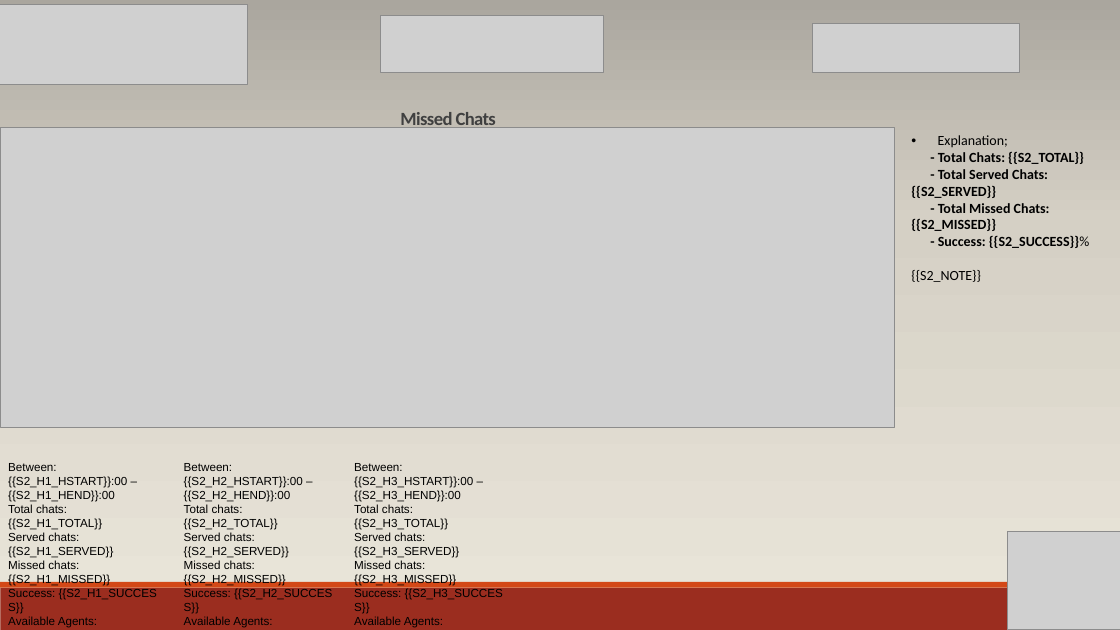
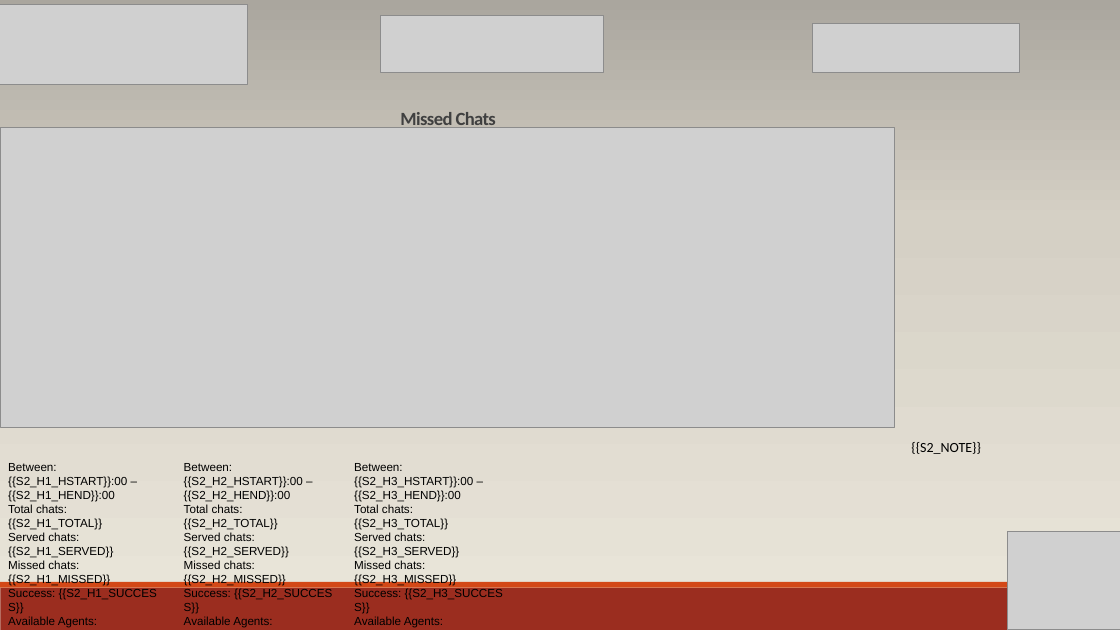
Before and after one commit to erhanbs70/poligon-chat-analyzer, a slide deck: slide 2 of pptx-report/template.pptx. Drawn at 1120x630 pixels with LibreOffice and Linux fonts; fonts in the diff are those of the drawing; grey boxes stand for pictures. Boxes give left, top, right and bottom in pixels: in the first picture for what was removed or moved away, otherwise in the second. Text is boxed around its words. In the diff, an @@ line names an element or a change of style, - is before the commit and + after.

```diff
--- a/pptx-report/template.pptx
+++ b/pptx-report/template.pptx
@@ text at [911, 135, 1089, 248]: paragraphs removed @@
-• Explanation;
-- Total Chats: {{S2_TOTAL}}
-- Total Served Chats: {{S2_SERVED}}
-- Total Missed Chats: {{S2_MISSED}}
-- Success: {{S2_SUCCESS}}%
@@ text "{{S2_NOTE}}": place and size @@
-text "{{S2_NOTE}}" at [911, 135, 1089, 282]
+text "{{S2_NOTE}}" at [911, 442, 981, 454]
```
Also in this commit, not shown: 2 other files.
